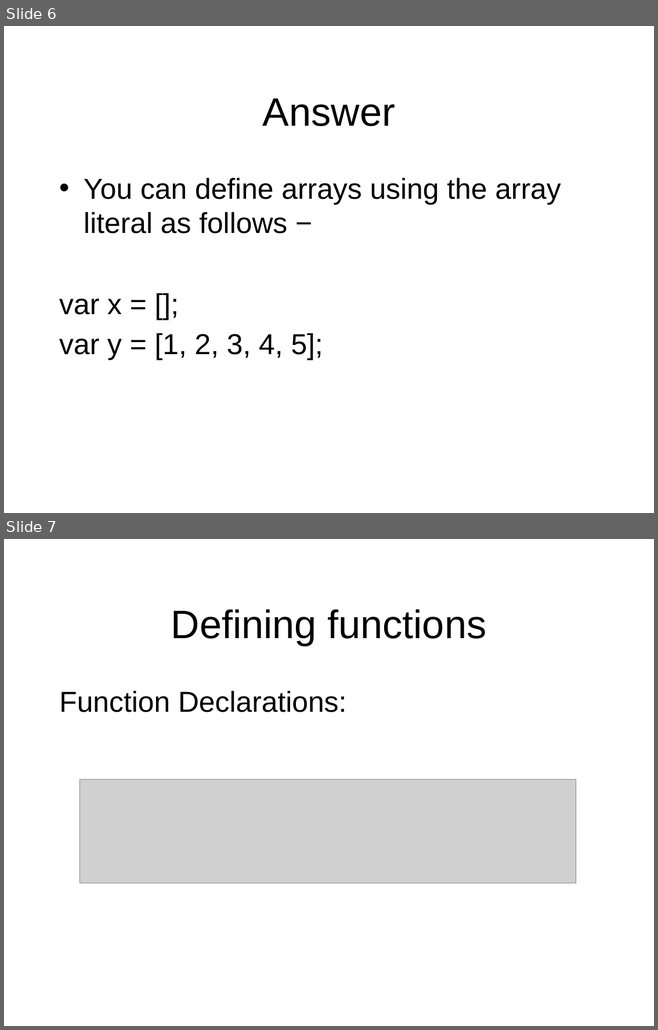
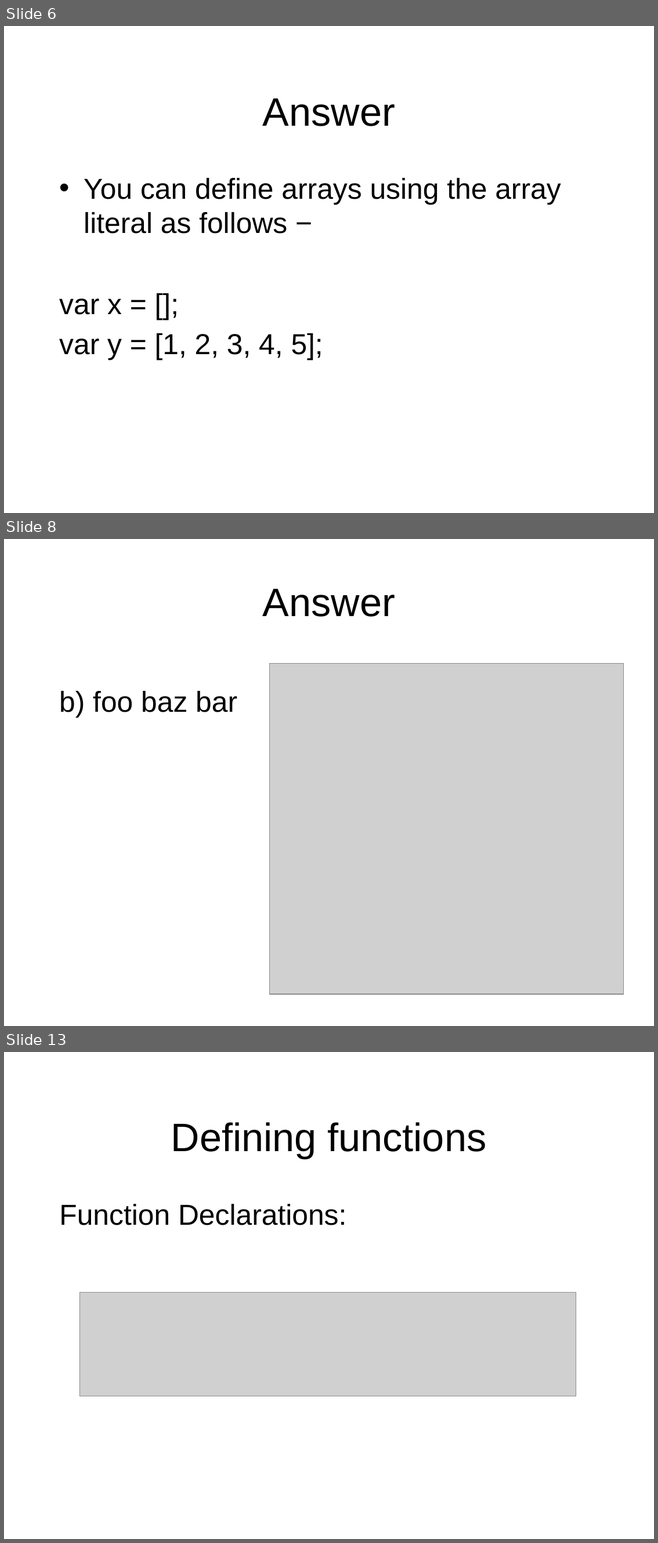
Before and after one commit to octaviordz/zjnu2017.github.io, a slide deck: WAD/lectures/110--Javascript.Forms.pptx. Shown one above the other, each under a label of ours: slides 6 and 7 before the commit, slides 6, 8 and 13 after it; the slides between them are not shown. The pictures are 658x1030 and 658x1543 pixels, drawn with LibreOffice and Linux fonts; fonts in the diff are those of the drawing; grey boxes stand for pictures. Boxes give left, top, right and bottom in pixels: in the first picture for what was removed or moved away, otherwise in the second. Text is boxed around its words. In the diff, an @@ line names an element or a change of style, - is before the commit and + after.

```diff
--- a/WAD/lectures/110--Javascript.Forms.pptx
+++ b/WAD/lectures/110--Javascript.Forms.pptx
@@ slide 8 added at bbox=[4, 539, 654, 1026], background #FFFFFF @@
@@ title added at bbox=[263, 589, 395, 617], 44 pt, text #000000 @@
+Answer
@@ picture added at bbox=[269, 664, 623, 994] @@
@@ text added at bbox=[59, 691, 237, 718], 32 pt, text #000000 @@
+b) foo baz bar
@@ what was slide 7 is now slide 13 @@
```
Also in this commit, not shown: 2 slides changed, 5 other slides added, 1 other file.
